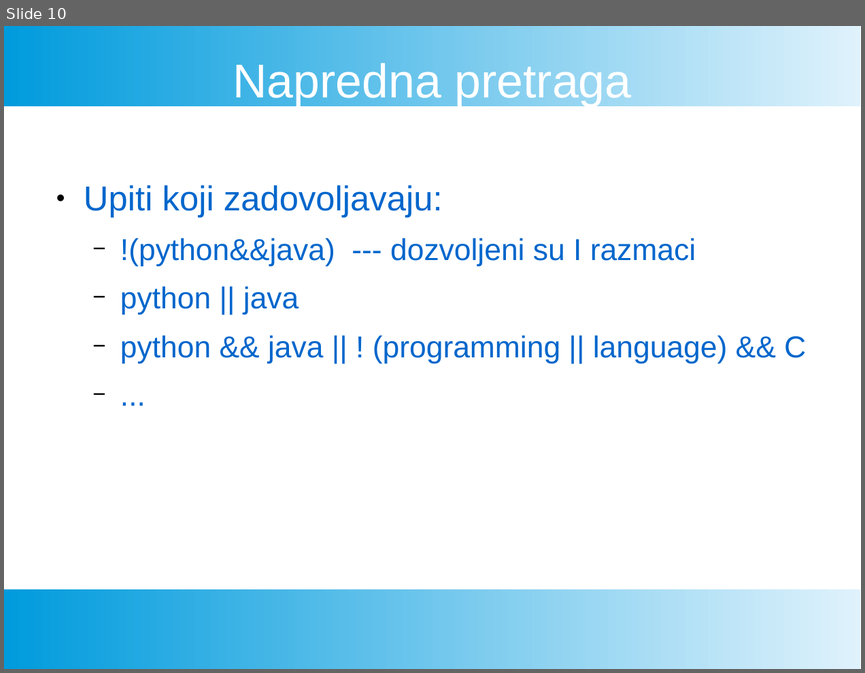
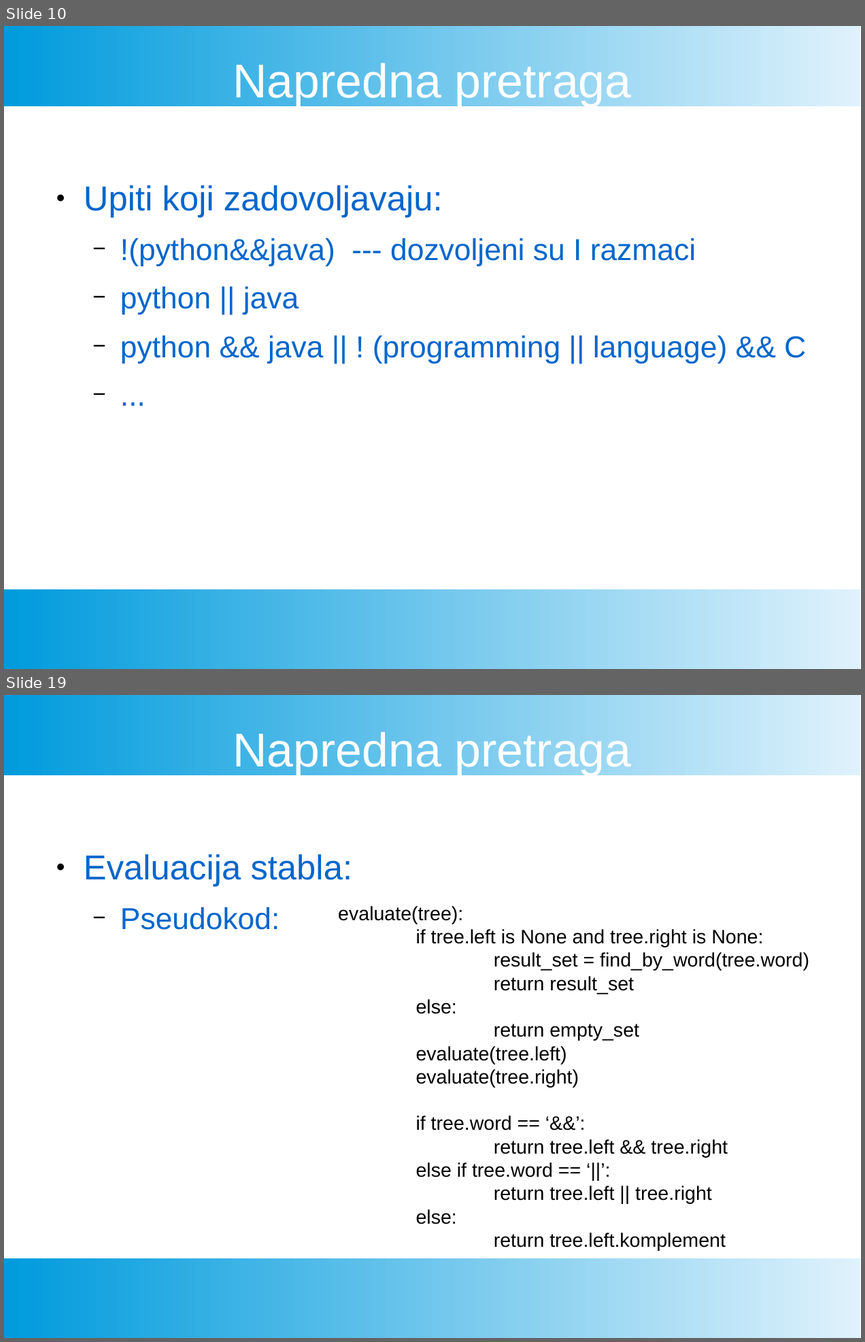
Before and after one commit to FTN-E2-materials/SearchEngine, a slide deck: ProjekatPrezentacija.pptx. Shown one above the other, each under a label of ours: slide 10 before the commit, slides 10 and 19 after it; the slides between them are not shown. The pictures are 865x673 and 865x1342 pixels, drawn with LibreOffice and Linux fonts; fonts in the diff are those of the drawing. Boxes give left, top, right and bottom in pixels: in the first picture for what was removed or moved away, otherwise in the second. Text is boxed around its words. In the diff, an @@ line names an element or a change of style, - is before the commit and + after.

Commit message:
dodata napredna pretraga u prezentaciju

```diff
--- a/ProjekatPrezentacija.pptx
+++ b/ProjekatPrezentacija.pptx
@@ slide 19 added at <box>4,695,861,1338</box>, background #FFFFFF; not listed: 2 template elements that a slide beside it also shows @@
@@ text added at <box>233,732,632,775</box>, 44 pt, text #FFFFFF @@
+Napredna pretraga
@@ text added at <box>84,854,353,930</box>, 32 pt, text #0066CC @@
+● Evaluacija stabla:
+  − Pseudokod:
@@ text added at <box>338,906,809,1251</box>, 18 pt, text #000000 @@
+evaluate(tree):
+if tree.left is None and tree.right is None:
+result_set = find_by_word(tree.word)
+return result_set
+else:
+return empty_set
+evaluate(tree.left)
+evaluate(tree.right)
+if tree.word == ‘&&’:
+return tree.left && tree.right
+else if tree.word == ‘||’:
+return tree.left || tree.right
+else:
+return tree.left.komplement
```
Also in this commit, not shown: 9 other slides added, 1 slide removed, 1 other file.
